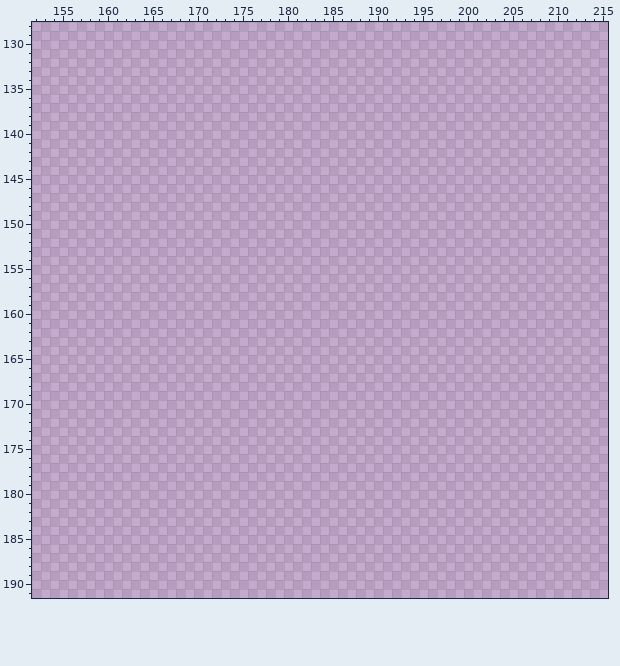
Pixel-art file: Assets/Tileset/Rooms.ase. Above, as it was before the edit.
256x256 pixels, 1 frame. Shown: x 152..215, y 128..191.
Once edited:
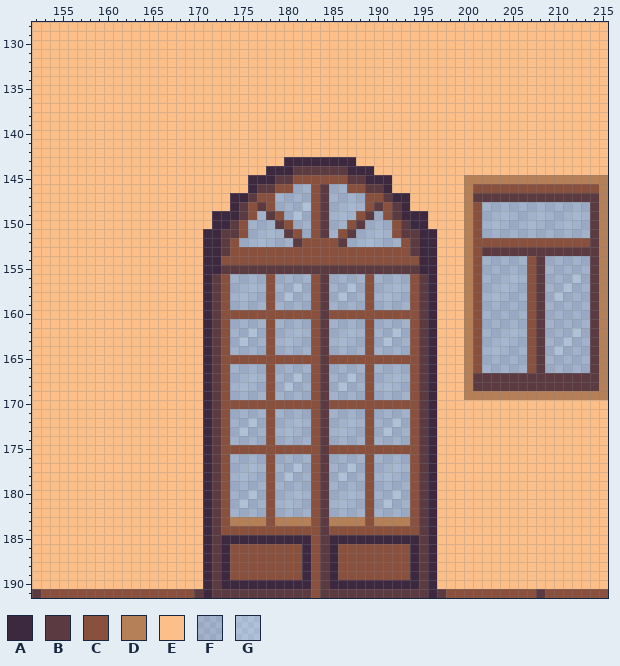
Palette (. is transparent): A #3c2940  B #5c3a41  C #8a503e  D #b58057  E #fcbf8a  F #63c2c95a  G #88ebeb5a
Changes in this commit:
Changed rows in their new state; - is an unchanged pixel.
Layers "Windows", "Walls":
first column x 152:
128 EEEEEEEEEEEEEEEEEEEEEEEEEEEEEEEEEEEEEEEEEEEEEEEEEEEEEEEEEEEEEEEE
129 EEEEEEEEEEEEEEEEEEEEEEEEEEEEEEEEEEEEEEEEEEEEEEEEEEEEEEEEEEEEEEEE
130 EEEEEEEEEEEEEEEEEEEEEEEEEEEEEEEEEEEEEEEEEEEEEEEEEEEEEEEEEEEEEEEE
131 EEEEEEEEEEEEEEEEEEEEEEEEEEEEEEEEEEEEEEEEEEEEEEEEEEEEEEEEEEEEEEEE
132 EEEEEEEEEEEEEEEEEEEEEEEEEEEEEEEEEEEEEEEEEEEEEEEEEEEEEEEEEEEEEEEE
133 EEEEEEEEEEEEEEEEEEEEEEEEEEEEEEEEEEEEEEEEEEEEEEEEEEEEEEEEEEEEEEEE
134 EEEEEEEEEEEEEEEEEEEEEEEEEEEEEEEEEEEEEEEEEEEEEEEEEEEEEEEEEEEEEEEE
135 EEEEEEEEEEEEEEEEEEEEEEEEEEEEEEEEEEEEEEEEEEEEEEEEEEEEEEEEEEEEEEEE
136 EEEEEEEEEEEEEEEEEEEEEEEEEEEEEEEEEEEEEEEEEEEEEEEEEEEEEEEEEEEEEEEE
137 EEEEEEEEEEEEEEEEEEEEEEEEEEEEEEEEEEEEEEEEEEEEEEEEEEEEEEEEEEEEEEEE
138 EEEEEEEEEEEEEEEEEEEEEEEEEEEEEEEEEEEEEEEEEEEEEEEEEEEEEEEEEEEEEEEE
139 EEEEEEEEEEEEEEEEEEEEEEEEEEEEEEEEEEEEEEEEEEEEEEEEEEEEEEEEEEEEEEEE
140 EEEEEEEEEEEEEEEEEEEEEEEEEEEEEEEEEEEEEEEEEEEEEEEEEEEEEEEEEEEEEEEE
141 EEEEEEEEEEEEEEEEEEEEEEEEEEEEEEEEEEEEEEEEEEEEEEEEEEEEEEEEEEEEEEEE
142 EEEEEEEEEEEEEEEEEEEEEEEEEEEEEEEEEEEEEEEEEEEEEEEEEEEEEEEEEEEEEEEE
143 EEEEEEEEEEEEEEEEEEEEEEEEEEEEAAAAAAAAEEEEEEEEEEEEEEEEEEEEEEEEEEEE
144 EEEEEEEEEEEEEEEEEEEEEEEEEEAAABBBBBBAAAEEEEEEEEEEEEEEEEEEEEEEEEEE
145 EEEEEEEEEEEEEEEEEEEEEEEEAAABBCCCCCCBBAAAEEEEEEEEDDDDDDDDDDDDDDDD
146 EEEEEEEEEEEEEEEEEEEEEEEEABBCCFFCBFFCCBBAEEEEEEEEDCCCCCCCCCCCCCCD
147 EEEEEEEEEEEEEEEEEEEEEEAABCCFFFFCBFFFFCCBAAEEEEEEDBBBBBBBBBBBBBBD
148 EEEEEEEEEEEEEEEEEEEEEEABCBCFFFGCBFFGFCBCBAEEEEEEDCFFFFFFFFFFFFBD
149 EEEEEEEEEEEEEEEEEEEEAAABCFBCFGFCBFGFCBFCBAAAEEEEDCFFGFFFGFFFGFBD
150 EEEEEEEEEEEEEEEEEEEEAABCFFFBCFFCBFFCBFFFCBAAEEEEDCFGFFFGFFFGFFBD
151 EEEEEEEEEEEEEEEEEEEAABBCFFGFBCFCBFCBFFGFCBBAAEEEDCFFFFFFFFFFFFBD
152 EEEEEEEEEEEEEEEEEEEAABCFFGFFFBCCCCBFFGFFFCBAAEEEDCCCCCCCCCCCCCBD
153 EEEEEEEEEEEEEEEEEEEAABCCCCCCCCCCCCCCCCCCCCBAAEEEDCBBBBBBBBBBBBBD
154 EEEEEEEEEEEEEEEEEEEAACCCCCCCCCCCCCCCCCCCCCCAAEEEDCFFFFFCBFFFFFBD
155 EEEEEEEEEEEEEEEEEEEAABBBBBBBBBBBBBBBBBBBBBBAAEEEDCFFFFFCBFFFFFBD
156 EEEEEEEEEEEEEEEEEEEABCFFFFCFFFFCBFFFFCFFFFCBAEEEDCFFFGFCBFFFGFBD
157 EEEEEEEEEEEEEEEEEEEABCFFGFCFFGFCBFFGFCFFGFCBAEEEDCFFGFFCBFFGFFBD
158 EEEEEEEEEEEEEEEEEEEABCFGFFCFGFFCBFGFFCFGFFCBAEEEDCFGFFFCBFGFFFBD
159 EEEEEEEEEEEEEEEEEEEABCFFFFCFFFFCBFFFFCFFFFCBAEEEDCFFFFFCBFFFFFBD
160 EEEEEEEEEEEEEEEEEEEABCCCCCCCCCCCBCCCCCCCCCCBAEEEDCFFFFFCBFFFFFBD
161 EEEEEEEEEEEEEEEEEEEABCFFFFCFFFFCBFFFFCFFFFCBAEEEDCFFFFFCBFFFFFBD
162 EEEEEEEEEEEEEEEEEEEABCFFGFCFFGFCBFFGFCFFGFCBAEEEDCFFFGFCBFFFGFBD
163 EEEEEEEEEEEEEEEEEEEABCFGFFCFGFFCBFGFFCFGFFCBAEEEDCFFGFFCBFFGFFBD
164 EEEEEEEEEEEEEEEEEEEABCFFFFCFFFFCBFFFFCFFFFCBAEEEDCFGFFFCBFGFFFBD
165 EEEEEEEEEEEEEEEEEEEABCCCCCCCCCCCBCCCCCCCCCCBAEEEDCFFFFFCBFFFFFBD
166 EEEEEEEEEEEEEEEEEEEABCFFFFCFFFFCBFFFFCFFFFCBAEEEDCFFFFFCBFFFFFBD
167 EEEEEEEEEEEEEEEEEEEABCFFGFCFFGFCBFFGFCFFGFCBAEEEDBBBBBBBBBBBBBBD
168 EEEEEEEEEEEEEEEEEEEABCFGFFCFGFFCBFGFFCFGFFCBAEEEDBBBBBBBBBBBBBBD
169 EEEEEEEEEEEEEEEEEEEABCFFFFCFFFFCBFFFFCFFFFCBAEEEDDDDDDDDDDDDDDDD
170 EEEEEEEEEEEEEEEEEEEABCCCCCCCCCCCBCCCCCCCCCCBAEEEEEEEEEEEEEEEEEEE
171 EEEEEEEEEEEEEEEEEEEABCFFFFCFFFFCBFFFFCFFFFCBAEEEEEEEEEEEEEEEEEEE
172 EEEEEEEEEEEEEEEEEEEABCFFGFCFFGFCBFFGFCFFGFCBAEEEEEEEEEEEEEEEEEEE
173 EEEEEEEEEEEEEEEEEEEABCFGFFCFGFFCBFGFFCFGFFCBAEEEEEEEEEEEEEEEEEEE
174 EEEEEEEEEEEEEEEEEEEABCFFFFCFFFFCBFFFFCFFFFCBAEEEEEEEEEEEEEEEEEEE
175 EEEEEEEEEEEEEEEEEEEABCCCCCCCCCCCBCCCCCCCCCCBAEEEEEEEEEEEEEEEEEEE
176 EEEEEEEEEEEEEEEEEEEABCFFFFCFFFFCBFFFFCFFFFCBAEEEEEEEEEEEEEEEEEEE
177 EEEEEEEEEEEEEEEEEEEABCFFGFCFFGFCBFFGFCFFGFCBAEEEEEEEEEEEEEEEEEEE
178 EEEEEEEEEEEEEEEEEEEABCFGFFCFGFFCBFGFFCFGFFCBAEEEEEEEEEEEEEEEEEEE
179 EEEEEEEEEEEEEEEEEEEABCFFFFCFFFFCBFFFFCFFFFCBAEEEEEEEEEEEEEEEEEEE
180 EEEEEEEEEEEEEEEEEEEABCFFGFCFFGFCBFFGFCFFGFCBAEEEEEEEEEEEEEEEEEEE
181 EEEEEEEEEEEEEEEEEEEABCFGFFCFGFFCBFGFFCFGFFCBAEEEEEEEEEEEEEEEEEEE
182 EEEEEEEEEEEEEEEEEEEABCFFFFCFFFFCBFFFFCFFFFCBAEEEEEEEEEEEEEEEEEEE
183 EEEEEEEEEEEEEEEEEEEABCDDDDCDDDDCBDDDDCDDDDCBAEEEEEEEEEEEEEEEEEEE
184 EEEEEEEEEEEEEEEEEEEABCCCCCCCCCCCBCCCCCCCCCCBAEEEEEEEEEEEEEEEEEEE
185 EEEEEEEEEEEEEEEEEEEABAAAAAAAAAACBAAAAAAAAAABAEEEEEEEEEEEEEEEEEEE
186 EEEEEEEEEEEEEEEEEEEABACCCCCCCCACBACCCCCCCCABAEEEEEEEEEEEEEEEEEEE
187 EEEEEEEEEEEEEEEEEEEABACCCCCCCCACBACCCCCCCCABAEEEEEEEEEEEEEEEEEEE
188 EEEEEEEEEEEEEEEEEEEABACCCCCCCCACBACCCCCCCCABAEEEEEEEEEEEEEEEEEEE
189 EEEEEEEEEEEEEEEEEEEABACCCCCCCCACBACCCCCCCCABAEEEEEEEEEEEEEEEEEEE
190 EEEEEEEEEEEEEEEEEEEABAAAAAAAAAACBAAAAAAAAAABAEEEEEEEEEEEEEEEEEEE
191 BCCCCCCCCCCCCCCCCCBABBBBBBBBBBBCBBBBBBBBBBBBABCCCCCCCCCCBCCCCCCC
Changed places in both pictures, as pixel boxes (x1, y1, x2, y2):
added: (32, 22, 608, 598)
